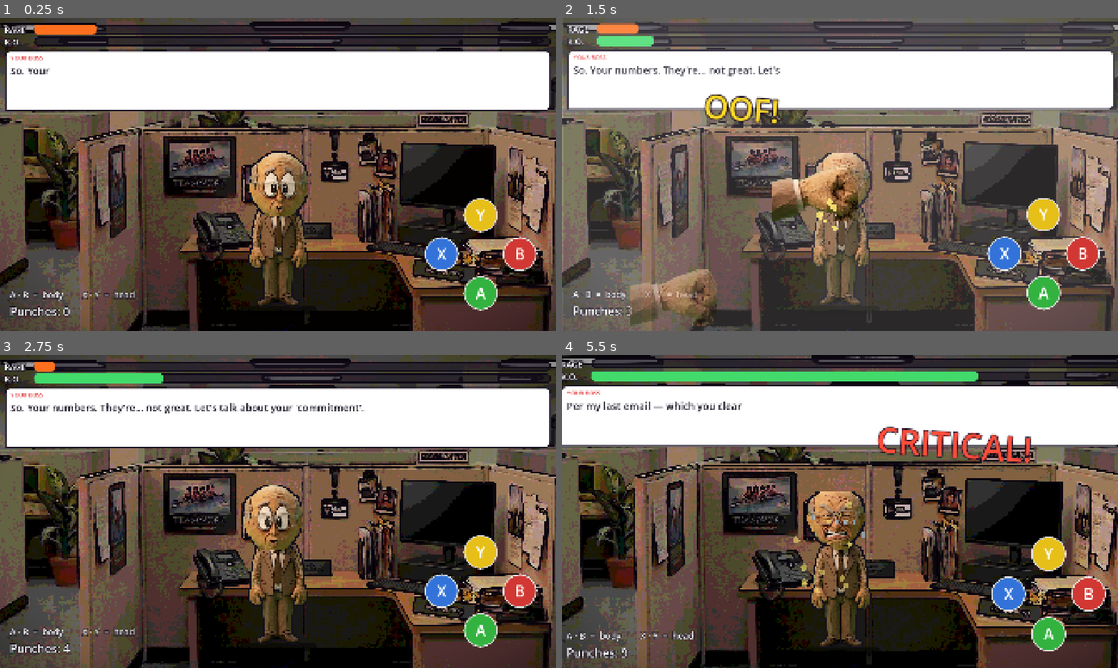
Above: before the commit, frames 1-4 (two rows, left to right).
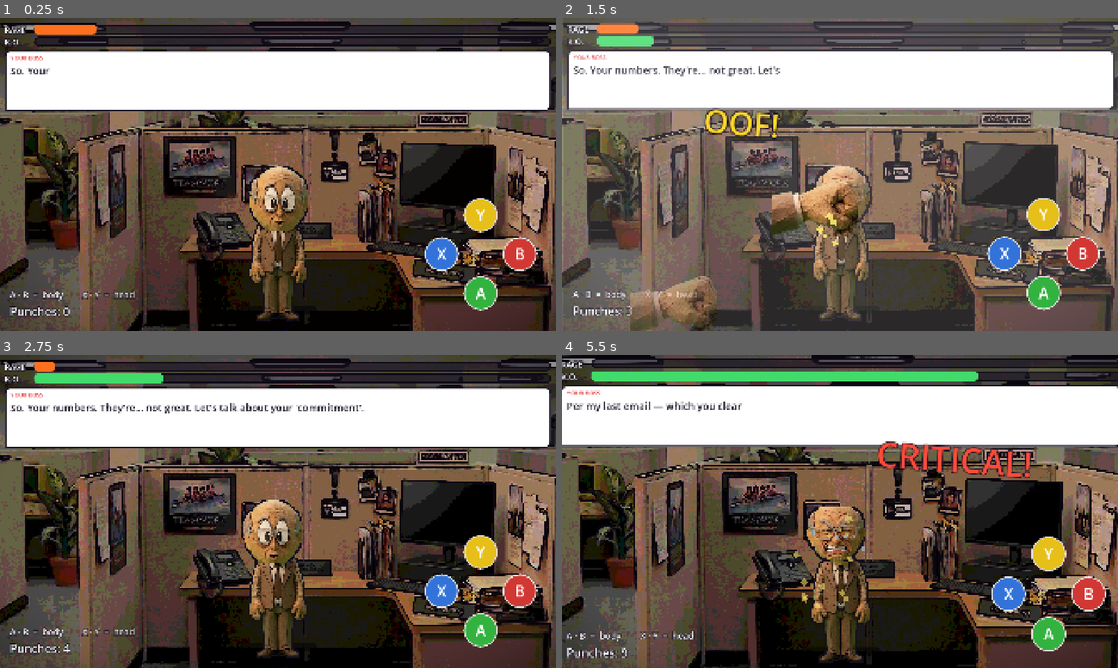
Above: after the commit, the same moments.

Repository: StaraxcreamTM/punch-my-boss-jun-14-2026
Game: Godot game, scene res://scenes/main.tscn
Same seed, same stepped clock (60 frames per second), same inputs: the game is played once before the commit and once after it.
Inputs:
- Up to frame 1 (0.25 s): no input
- Up to frame 2 (1.5 s): tap Enter at 0.5 s; tap B at 0.6 s; hold A from 1.28 s (still down); tap X at 1.35 s
- Up to frame 3 (2.75 s): release A at 2.03 s; tap Y at 2.1 s
- Up to frame 4 (5.5 s): tap one key every 0.75 s from 2.85 s: B X Y B; hold A from 3.53 s (still down)

The runs differ from the first frame. In frame 1, 3.6% of the frame differs, in the area x 44-56%, y 42-97%; in frame 2, 7.0%, in the area x 12-56%, y 24-100%; in frame 3, 3.7%; in frame 4, 6.0%.

Commit message:
auto-save 2026-07-13 16:17:26

Diff:
--- a/game/scenes/main.tscn
+++ b/game/scenes/main.tscn
@@ -109,9 +109,9 @@
 anchor_right = 0.0
 anchor_bottom = 0.0
 offset_left = 843.0
-offset_top = 447.0
+offset_top = 497.0
 offset_right = 1363.0
-offset_bottom = 1687.0
+offset_bottom = 1737.0
 pivot_offset = Vector2(0, 0)
 scale = Vector2(0.45, 0.45)
 grow_horizontal = 2
